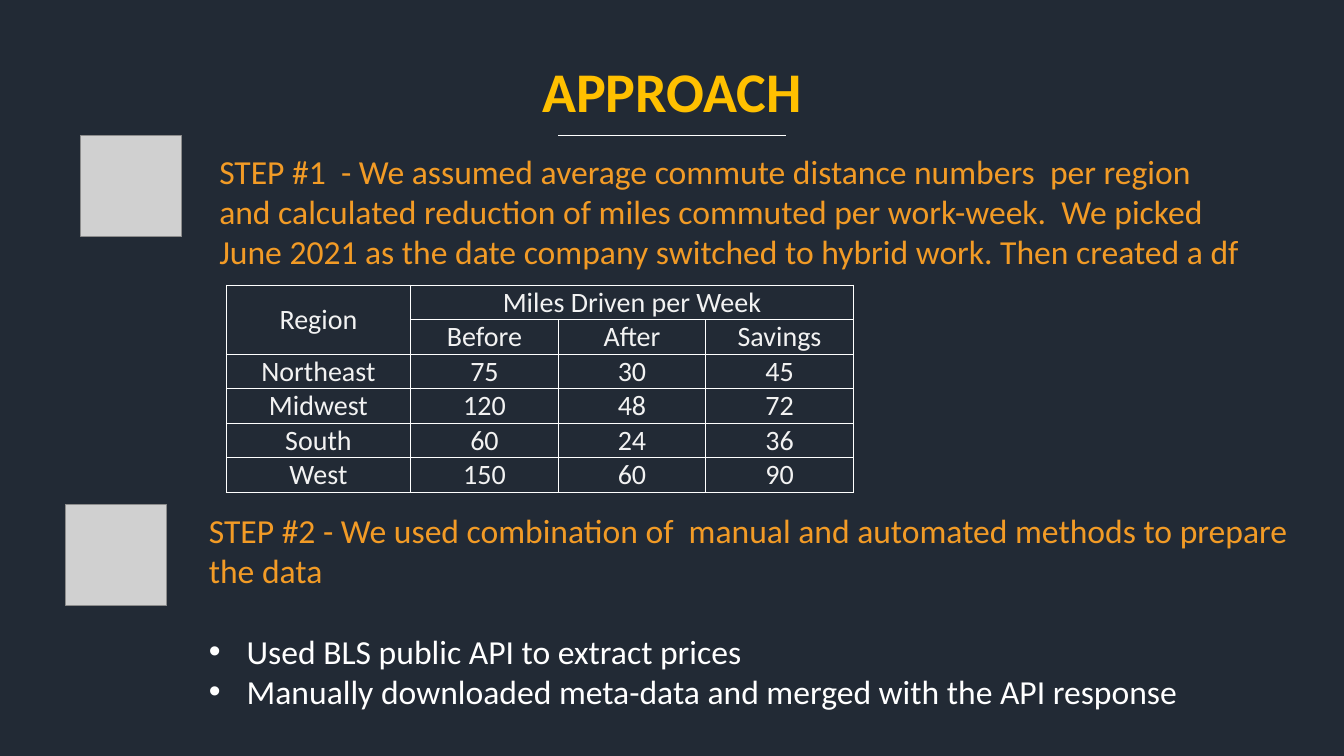
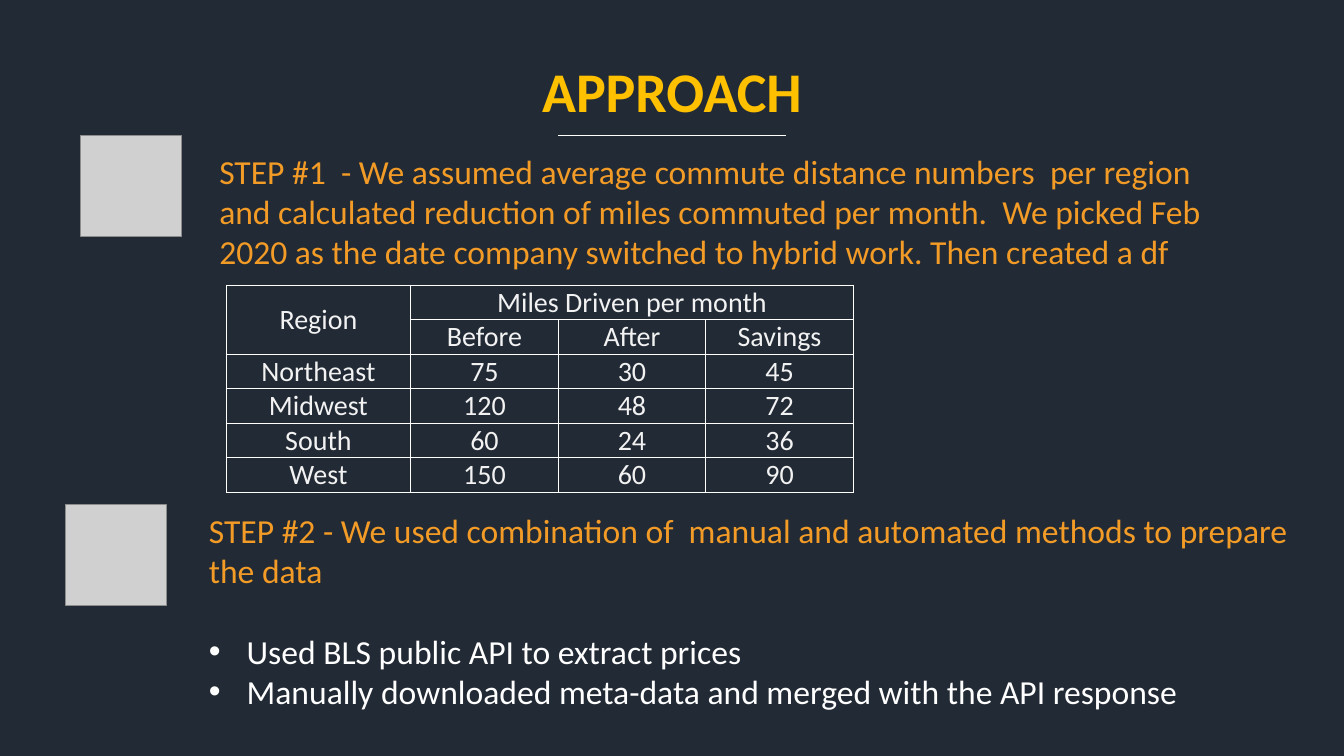
Before and after one commit to thayercasey/project_1, a slide deck: slide 3 of Wfh_Impact_on_Commute_Costs.pptx. Drawn at 1344x756 pixels with LibreOffice and Linux fonts; fonts in the diff are those of the drawing; grey boxes stand for pictures. Boxes give left, top, right and bottom in pixels: in the first picture for what was removed or moved away, otherwise in the second. Text is boxed around its words. In the diff, an @@ line names an element or a change of style, - is before the commit and + after.

Commit message:
Final Push

```diff
--- a/Wfh_Impact_on_Commute_Costs.pptx
+++ b/Wfh_Impact_on_Commute_Costs.pptx
@@ text at bbox=[219, 160, 1200, 270]: text changed @@
-STEP #1 - We assumed average commute distance numbers per region and calculated reduction of miles commuted per work-week. We picked June 2021 as the date company switched to hybrid work. Then created a df
+STEP #1 - We assumed average commute distance numbers per region and calculated reduction of miles commuted per month. We picked Feb 2020 as the date company switched to hybrid work. Then created a df
@@ table at bbox=[226, 285, 852, 492] @@
-row 1, column 2: Miles Driven per Week
+row 1, column 2: Miles Driven per month
```
